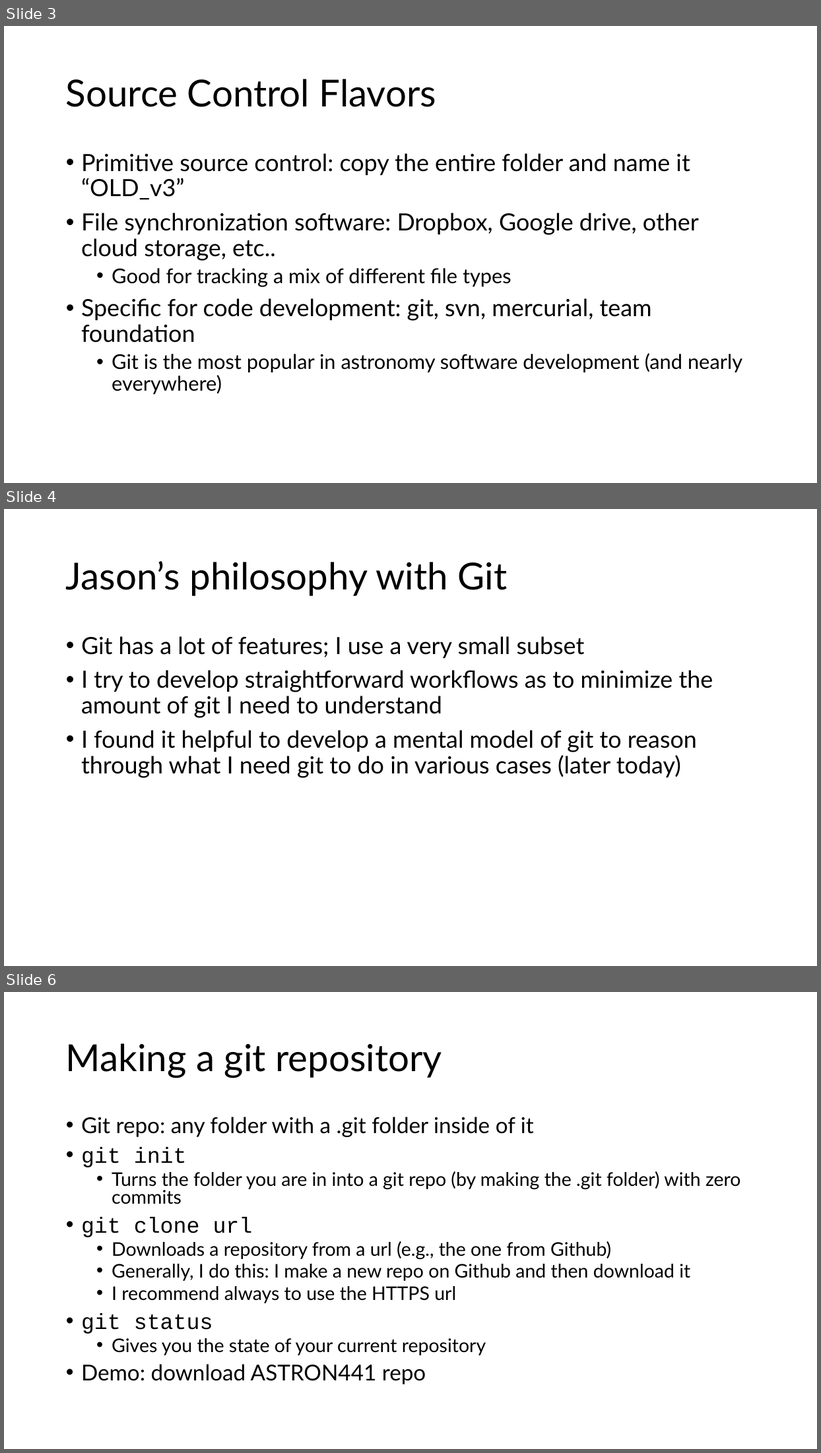
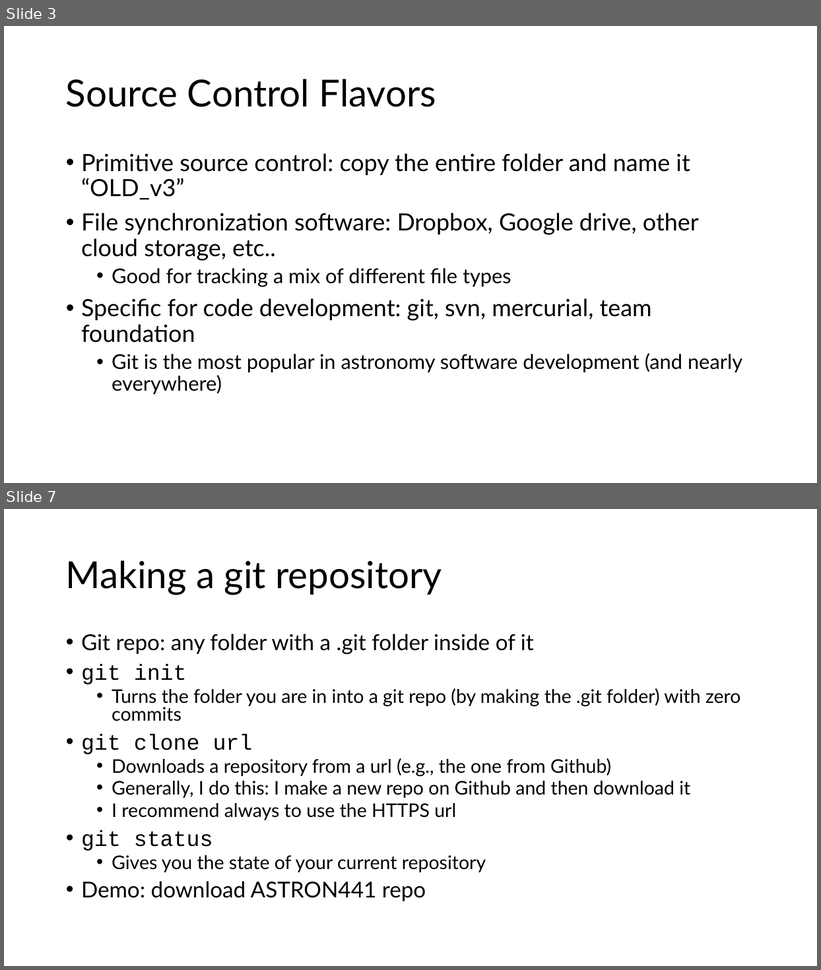
Before and after one commit to semaphoreP/codeastro, a slide deck: Day1/intro_to_git.pptx. Shown one above the other, each under a label of ours: slides 3, 4 and 6 before the commit, slides 3 and 7 after it; the slides between them are not shown. The pictures are 821x1453 and 821x970 pixels, drawn with LibreOffice and Linux fonts; fonts in the diff are those of the drawing. Boxes give left, top, right and bottom in pixels: in the first picture for what was removed or moved away, otherwise in the second. Text is boxed around its words. In the diff, an @@ line names an element or a change of style, - is before the commit and + after.

```diff
--- a/Day1/intro_to_git.pptx
+++ b/Day1/intro_to_git.pptx
@@ slide 4 removed at <box>4,509,817,966</box>, background #FFFFFF @@
@@ title removed at <box>66,561,508,596</box> @@
-Jason’s philosophy with Git
@@ text removed at <box>81,636,714,778</box> @@
-• Git has a lot of features; I use a very small subset
-• I try to develop straightforward workflows as to minimize the amount of git I need to understand
-• I found it helpful to develop a mental model of git to reason through what I need git to do in various cases (later today)
@@ what was slide 6 is now slide 7 @@
```
Also in this commit, not shown: 2 slides changed, 2 slides added.
